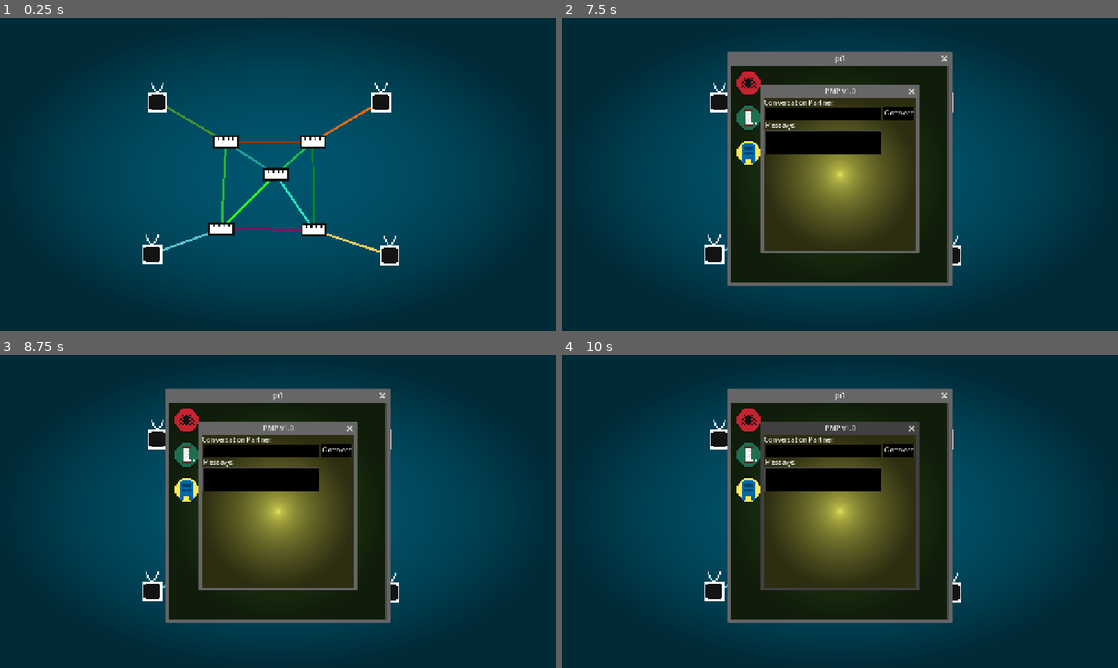
Above: before the commit, frames 1-4 (two rows, left to right).
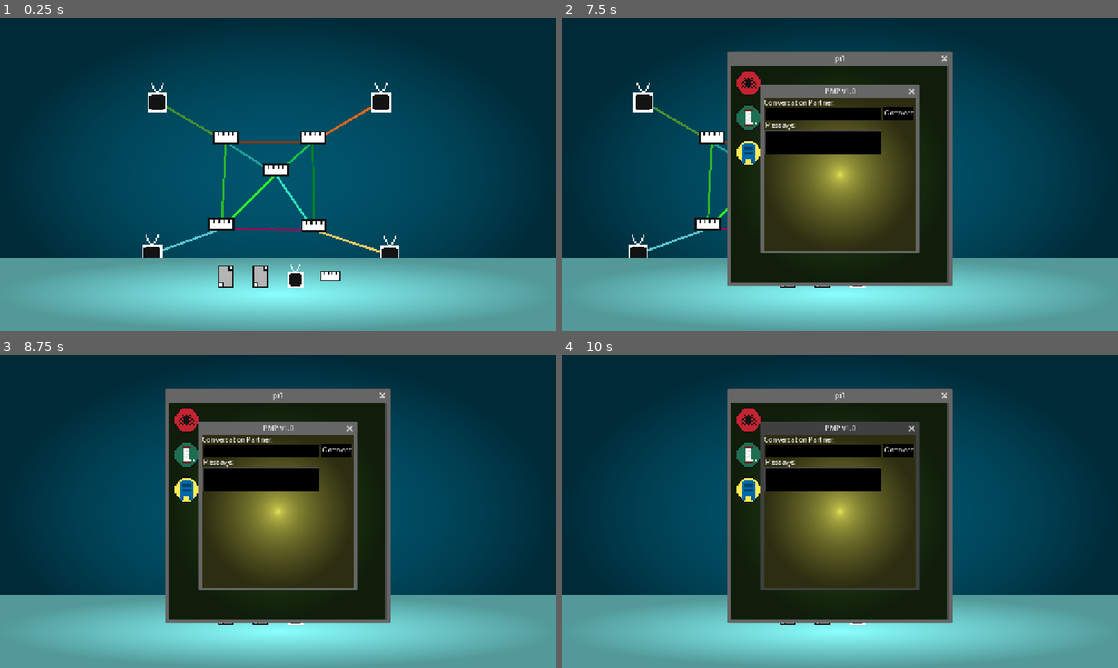
Above: after the commit, the same moments.

Repository: Storessss/alternate-universe-internet
Game: Godot game, scene res://scenes/main/knowledge_web.tscn
The game is run twice, just before and just after one commit, with the same random seed, the same clock (stepped at 60 frames per second) and the same inputs.
Inputs (mouse positions are in pixels of both pictures, inside the frame that each line leads up to):
- Up to frame 1 (0.25 s): no input
- Up to frame 2 (7.5 s): click (717, 96) at 0.52 s; click (789, 274) at 1.27 s; click (823, 274) at 2.02 s; click (856, 274) at 2.77 s; click (890, 274) at 3.52 s; click (717, 96) at 4.27 s; click (751, 83) at 5.02 s; click (751, 118) at 5.77 s; click (751, 152) at 6.52 s; tap Enter at 7.25 s; move the mouse to (962, 158) at 7.27 s; hold D (right, bound only after the commit) from 7.28 s (still down); click (962, 158) at 7.35 s
- Up to frame 3 (8.75 s): tap Mouse wheel up (zoom_in, bound only after the commit) at 7.55, 8.1 s; move the mouse to (166, 527) at 8.02 s; release D (right, bound only after the commit) at 8.03 s; hold S (down, bound only after the commit) from 8.03 s (still down); tap Mouse wheel down (zoom_out, bound only after the commit) at 8.3 s
- Up to frame 4 (10 s): move the mouse to (895, 442) at 8.77 s; release S (down, bound only after the commit) at 8.78 s; hold D (right, bound only after the commit) 8.78-9.53 s; tap Mouse wheel down (zoom_out, bound only after the commit) at 8.85 s; click (895, 442) at 9.05 s; tap Space at 9.5 s; move the mouse to (812, 574) at 9.52 s; hold W (up, bound only after the commit) from 9.53 s (still down); click (812, 574) at 9.6 s; tap Mouse wheel up (zoom_in, bound only after the commit) at 9.8 s

The runs differ from the first frame. In frame 1, 24% of the frame differs, in the area x 0-100%, y 36-100%; in frame 2, 21%; in frame 3, 20%; in frame 4, 20%.

Commit message:
Starting user tool interface

Diff:
--- a/project.godot
+++ b/project.godot
@@ -33,6 +33,44 @@
 
 connectors=""
 
+[input]
+
+click={
+"deadzone": 0.2,
+"events": [Object(InputEventMouseButton,"resource_local_to_scene":false,"resource_name":"","device":-1,"window_id":0,"alt_pressed":false,"shift_pressed":false,"ctrl_pressed":false,"meta_pressed":false,"button_mask":1,"position":Vector2(471, 17),"global_position":Vector2(480, 56),"factor":1.0,"button_index":1,"canceled":false,"pressed":true,"double_click":false,"script":null)
+]
+}
+left={
+"deadzone": 0.2,
+"events": [Object(InputEventKey,"resource_local_to_scene":false,"resource_name":"","device":-1,"window_id":0,"alt_pressed":false,"shift_pressed":false,"ctrl_pressed":false,"meta_pressed":false,"pressed":false,"keycode":0,"physical_keycode":65,"key_label":0,"unicode":97,"location":0,"echo":false,"script":null)
+]
+}
+right={
+"deadzone": 0.2,
+"events": [Object(InputEventKey,"resource_local_to_scene":false,"resource_name":"","device":-1,"window_id":0,"alt_pressed":false,"shift_pressed":false,"ctrl_pressed":false,"meta_pressed":false,"pressed":false,"keycode":0,"physical_keycode":68,"key_label":0,"unicode":100,"location":0,"echo":false,"script":null)
+]
+}
+up={
+"deadzone": 0.2,
+"events": [Object(InputEventKey,"resource_local_to_scene":false,"resource_name":"","device":-1,"window_id":0,"alt_pressed":false,"shift_pressed":false,"ctrl_pressed":false,"meta_pressed":false,"pressed":false,"keycode":0,"physical_keycode":87,"key_label":0,"unicode":119,"location":0,"echo":false,"script":null)
+]
+}
+down={
+"deadzone": 0.2,
+"events": [Object(InputEventKey,"resource_local_to_scene":false,"resource_name":"","device":-1,"window_id":0,"alt_pressed":false,"shift_pressed":false,"ctrl_pressed":false,"meta_pressed":false,"pressed":false,"keycode":0,"physical_keycode":83,"key_label":0,"unicode":115,"location":0,"echo":false,"script":null)
+]
+}
+zoom_in={
+"deadzone": 0.2,
+"events": [Object(InputEventMouseButton,"resource_local_to_scene":false,"resource_name":"","device":-1,"window_id":0,"alt_pressed":false,"shift_pressed":false,"ctrl_pressed":false,"meta_pressed":false,"button_mask":8,"position":Vector2(338, 12),"global_position":Vector2(347, 51),"factor":1.0,"button_index":4,"canceled":false,"pressed":true,"double_click":false,"script":null)
+]
+}
+zoom_out={
+"deadzone": 0.2,
+"events": [Object(InputEventMouseButton,"resource_local_to_scene":false,"resource_name":"","device":-1,"window_id":0,"alt_pressed":false,"shift_pressed":false,"ctrl_pressed":false,"meta_pressed":false,"button_mask":16,"position":Vector2(378, 15),"global_position":Vector2(387, 54),"factor":1.0,"button_index":5,"canceled":false,"pressed":true,"double_click":false,"script":null)
+]
+}
+
 [rendering]
 
 textures/canvas_textures/default_texture_filter=0
--- a/scenes/components/component.tscn
+++ b/scenes/components/component.tscn
@@ -1,15 +1,18 @@
 [gd_scene format=3 uid="uid://b1ifl5g211lwc"]
 
-[node name="Component" type="Node2D"]
+[ext_resource type="Texture2D" uid="uid://b4apli6inpf77" path="res://sprites/connector.png" id="1_0x4dc"]
 
-[node name="Interface" type="TextureButton" parent="."]
+[node name="Component" type="Node2D" unique_id=395178323]
+
+[node name="Component" type="TextureButton" parent="." unique_id=1358936621]
 offset_left = -15.0
 offset_top = -19.0
 offset_right = 15.0
 offset_bottom = 11.0
+texture_normal = ExtResource("1_0x4dc")
 stretch_mode = 5
 
-[node name="Area2D" type="Area2D" parent="."]
+[node name="Area2D" type="Area2D" parent="." unique_id=635771652]
 collision_mask = 2
 
-[node name="CollisionShape2D" type="CollisionShape2D" parent="Area2D"]
+[node name="CollisionShape2D" type="CollisionShape2D" parent="Area2D" unique_id=1622115963]
--- a/scenes/components/connector.gd
+++ b/scenes/components/connector.gd
@@ -37,3 +37,6 @@
 				for connector in connectors:
 					if connector.label not in exclude:
 						send_message("PMP", connector.label, message, label)
+
+func _on_component_pressed() -> void:
+	GlobalVariables.component_pressed.emit(self)
--- a/scenes/components/connector.tscn
+++ b/scenes/components/connector.tscn
@@ -1,21 +1,16 @@
-[gd_scene load_steps=5 format=3 uid="uid://oowb3ora0xnw"]
+[gd_scene format=3 uid="uid://oowb3ora0xnw"]
 
 [ext_resource type="PackedScene" uid="uid://b1ifl5g211lwc" path="res://scenes/components/component.tscn" id="1_71td8"]
 [ext_resource type="Script" uid="uid://bgcj5vfnr0bld" path="res://scenes/components/connector.gd" id="2_sqqjj"]
-[ext_resource type="Texture2D" uid="uid://b4apli6inpf77" path="res://sprites/connector.png" id="3_888cv"]
 
 [sub_resource type="CircleShape2D" id="CircleShape2D_r5i2i"]
 radius = 9.0
 
-[node name="Connector" groups=["connectors"] instance=ExtResource("1_71td8")]
+[node name="Connector" unique_id=1441967829 groups=["connectors"] instance=ExtResource("1_71td8")]
 script = ExtResource("2_sqqjj")
 
-[node name="Interface" parent="." index="0"]
-offset_top = -15.0
-offset_bottom = 15.0
-texture_normal = ExtResource("3_888cv")
-
-[node name="CollisionShape2D" parent="Area2D" index="0"]
+[node name="CollisionShape2D" parent="Area2D" parent_id_path=PackedInt32Array(635771652) index="0" unique_id=1622115963]
 shape = SubResource("CircleShape2D_r5i2i")
 
+[connection signal="pressed" from="Component" to="." method="_on_component_pressed"]
 [connection signal="body_entered" from="Area2D" to="." method="_on_area_2d_body_entered"]
--- a/scenes/components/personal_informator.gd
+++ b/scenes/components/personal_informator.gd
@@ -22,6 +22,8 @@
 	else:
 		pmp_conversations[conversation_partner] = [{speaker: message}]
 
-func _on_interface_pressed() -> void:
-	var desktop_interface: Window = desktop_interface_scene.instantiate()
-	add_child(desktop_interface)
+func _on_component_pressed() -> void:
+	GlobalVariables.component_pressed.emit(self)
+	if GlobalVariables.pointer_tool_selected:
+		var desktop_interface: Window = desktop_interface_scene.instantiate()
+		add_child(desktop_interface)
--- a/scenes/components/personal_informator.tscn
+++ b/scenes/components/personal_informator.tscn
@@ -7,14 +7,14 @@
 [sub_resource type="CircleShape2D" id="CircleShape2D_hvq2d"]
 radius = 10.049875
 
-[node name="PersonalInformator" instance=ExtResource("1_2om0a")]
+[node name="PersonalInformator" unique_id=1440167728 instance=ExtResource("1_2om0a")]
 script = ExtResource("1_s4qn3")
 
-[node name="Interface" parent="." index="0"]
+[node name="Component" parent="." index="0" unique_id=1358936621]
 texture_normal = ExtResource("2_s4qn3")
 
-[node name="CollisionShape2D" parent="Area2D" index="0"]
+[node name="CollisionShape2D" parent="Area2D" parent_id_path=PackedInt32Array(635771652) index="0" unique_id=1622115963]
 shape = SubResource("CircleShape2D_hvq2d")
 
-[connection signal="pressed" from="Interface" to="." method="_on_interface_pressed"]
+[connection signal="pressed" from="Component" to="." method="_on_component_pressed"]
 [connection signal="body_entered" from="Area2D" to="." method="_on_area_2d_body_entered"]
--- /dev/null
+++ b/scenes/main/camera_2d.gd
@@ -0,0 +1,17 @@
+extends Camera2D
+
+var speed: int = 350
+var direction: Vector2
+
+var zoom_step: Vector2 = Vector2(0.04, 0.04)
+
+func _process(delta: float) -> void:
+	direction = Input.get_vector("left", "right", "up", "down")
+	position += direction * speed * delta
+
+	if Input.is_action_just_pressed("zoom_in"):
+		zoom += zoom_step
+	elif Input.is_action_just_pressed("zoom_out"):
+		zoom -= zoom_step
+	$Background.scale = Vector2(1, 1) / zoom
+	$Background.pivot_offset = $Background.size / 2
--- /dev/null
+++ b/scenes/main/hud.gd
@@ -0,0 +1,74 @@
+extends CanvasLayer
+
+enum Tool {
+	POINTER,
+	WIRE,
+	PERSONAL_INFORMATOR,
+	CONNECTOR
+}
+var selected_tool: Tool
+var pressed_component: Component
+var components_to_wire: Array[Component]
+
+var viewport_mouse_position: Vector2
+var canvaslayer_mouse_position: Vector2
+var pi_scene: PackedScene = preload("res://scenes/components/personal_informator.tscn")
+var connector_scene: PackedScene = preload("res://scenes/components/connector.tscn")
+
+func _ready() -> void:
+	GlobalVariables.component_pressed.connect(Callable(self, "_on_component_pressed"))
+
+func _process(_delta: float) -> void:
+	if selected_tool == Tool.POINTER:
+		GlobalVariables.pointer_tool_selected = true
+	else:
+		GlobalVariables.pointer_tool_selected = false
+
+	if selected_tool == Tool.WIRE:
+		if components_to_wire.size() < 2:
+			if pressed_component:
+				components_to_wire.append(pressed_component)
+			if components_to_wire.size() == 2:
+				if components_to_wire[0] != components_to_wire[1] and \
+				components_to_wire[0] not in components_to_wire[1].neighbors and \
+				components_to_wire[1] not in components_to_wire[0].neighbors:
+					components_to_wire[0].neighbors.append(components_to_wire[1])
+					components_to_wire[1].neighbors.append(components_to_wire[0])
+					components_to_wire[0].connect_to_neighbors()
+					components_to_wire[1].connect_to_neighbors()
+				components_to_wire.clear()
+
+	viewport_mouse_position = get_viewport().get_mouse_position()
+	canvaslayer_mouse_position = get_viewport().get_canvas_transform().affine_inverse() * viewport_mouse_position
+	if Input.is_action_just_pressed("click") and \
+	viewport_mouse_position.y < $ToolBar/ColorRect.global_position.y:
+		if selected_tool == Tool.PERSONAL_INFORMATOR:
+			var pi: Component = pi_scene.instantiate()
+			pi.global_position = canvaslayer_mouse_position
+			pi.label = generate_label(3)
+			get_tree().current_scene.add_child(pi)
+		elif selected_tool == Tool.CONNECTOR:
+			var connector: Component = connector_scene.instantiate()
+			connector.global_position = canvaslayer_mouse_position
+			connector.label = generate_label(3)
+			get_tree().current_scene.add_child(connector)
+
+	pressed_component = null
+
+func _on_pointer_pressed() -> void:
+	selected_tool = Tool.POINTER
+func _on_wire_pressed() -> void:
+	selected_tool = Tool.WIRE
+func _on_component_pressed(component: Component):
+	pressed_component = component
+func _on_pi_pressed() -> void:
+	selected_tool = Tool.PERSONAL_INFORMATOR
+func _on_connector_pressed() -> void:
+	selected_tool = Tool.CONNECTOR
+
+func generate_label(length: int) -> String:
+	var allowed_characters: String = "abcdefghijklmnopqrstuvwxyz1234567890"
+	var label: String
+	for i in length:
+		label += allowed_characters[randi() % allowed_characters.length()]
+	return label
--- /dev/null
+++ b/scenes/main/hud.tscn
@@ -0,0 +1,85 @@
+[gd_scene format=3 uid="uid://3w4wmh0bta5j"]
+
+[ext_resource type="Script" uid="uid://doxbvbchfbgyn" path="res://scenes/main/hud.gd" id="1_kvbcn"]
+[ext_resource type="Shader" uid="uid://7t1ddkrlxaw0" path="res://scenes/interfaces/vignette.gdshader" id="1_ltp6p"]
+[ext_resource type="Texture2D" uid="uid://dc86y7scyojrx" path="res://sprites/information_server.png" id="2_osg0h"]
+[ext_resource type="Texture2D" uid="uid://77ystatm7sfw" path="res://sprites/personal_informator.png" id="3_kvbcn"]
+[ext_resource type="Texture2D" uid="uid://b4apli6inpf77" path="res://sprites/connector.png" id="4_bhafg"]
+
+[sub_resource type="ShaderMaterial" id="ShaderMaterial_ga13h"]
+shader = ExtResource("1_ltp6p")
+shader_parameter/vignette_intensity = 1.0
+shader_parameter/vignette_opacity = 0.400000019
+shader_parameter/vignette_rgb = Color(0, 0, 0, 1)
+
+[node name="Hud" type="CanvasLayer" unique_id=599667800]
+script = ExtResource("1_kvbcn")
+
+[node name="ToolBar" type="Control" parent="." unique_id=826988584]
+layout_mode = 3
+anchors_preset = 7
+anchor_left = 0.5
+anchor_top = 1.0
+anchor_right = 0.5
+anchor_bottom = 1.0
+offset_left = -20.0
+offset_top = -40.0
+offset_right = 20.0
+grow_horizontal = 2
+grow_vertical = 0
+
+[node name="ColorRect" type="ColorRect" parent="ToolBar" unique_id=884067852]
+material = SubResource("ShaderMaterial_ga13h")
+layout_mode = 1
+anchors_preset = 5
+anchor_left = 0.5
+anchor_right = 0.5
+offset_left = -640.0
+offset_top = -128.0
+offset_right = 640.0
+offset_bottom = 40.0
+color = Color(0.5411765, 1, 1, 1)
+
+[node name="Tools" type="HBoxContainer" parent="ToolBar" unique_id=871051845]
+layout_mode = 1
+anchors_preset = 8
+anchor_left = 0.5
+anchor_top = 0.5
+anchor_right = 0.5
+anchor_bottom = 0.5
+offset_left = -64.0
+offset_top = -127.0
+offset_right = 64.0
+offset_bottom = -87.0
+grow_horizontal = 2
+grow_vertical = 2
+theme_override_constants/separation = 20
+
+[node name="Pointer" type="TextureButton" parent="ToolBar/Tools" unique_id=601696891]
+custom_minimum_size = Vector2(60, 60)
+layout_mode = 2
+texture_normal = ExtResource("2_osg0h")
+stretch_mode = 5
+
+[node name="Wire" type="TextureButton" parent="ToolBar/Tools" unique_id=1350372622]
+custom_minimum_size = Vector2(60, 60)
+layout_mode = 2
+texture_normal = ExtResource("2_osg0h")
+stretch_mode = 5
+
+[node name="PI" type="TextureButton" parent="ToolBar/Tools" unique_id=1843611676]
+custom_minimum_size = Vector2(60, 60)
+layout_mode = 2
+texture_normal = ExtResource("3_kvbcn")
+stretch_mode = 5
+
+[node name="Connector" type="TextureButton" parent="ToolBar/Tools" unique_id=523119223]
+custom_minimum_size = Vector2(60, 60)
+layout_mode = 2
+texture_normal = ExtResource("4_bhafg")
+stretch_mode = 5
+
+[connection signal="pressed" from="ToolBar/Tools/Pointer" to="." method="_on_pointer_pressed"]
+[connection signal="pressed" from="ToolBar/Tools/Wire" to="." method="_on_wire_pressed"]
+[connection signal="pressed" from="ToolBar/Tools/PI" to="." method="_on_pi_pressed"]
+[connection signal="pressed" from="ToolBar/Tools/Connector" to="." method="_on_connector_pressed"]
--- a/scenes/main/knowledge_web.tscn
+++ b/scenes/main/knowledge_web.tscn
@@ -1,10 +1,12 @@
 [gd_scene format=3 uid="uid://c5obtxbhm63n4"]
 
 [ext_resource type="PackedScene" uid="uid://c2i05mehl805a" path="res://scenes/components/personal_informator.tscn" id="1_c2bog"]
+[ext_resource type="PackedScene" uid="uid://3w4wmh0bta5j" path="res://scenes/main/hud.tscn" id="1_d75fy"]
 [ext_resource type="Shader" uid="uid://7t1ddkrlxaw0" path="res://scenes/interfaces/vignette.gdshader" id="1_ln6pi"]
 [ext_resource type="PackedScene" uid="uid://oowb3ora0xnw" path="res://scenes/components/connector.tscn" id="3_e10fq"]
+[ext_resource type="Script" uid="uid://dgngcws8iu7tl" path="res://scenes/main/camera_2d.gd" id="3_gqgy3"]
 
-[sub_resource type="ShaderMaterial" id="ShaderMaterial_e10fq"]
+[sub_resource type="ShaderMaterial" id="ShaderMaterial_gqgy3"]
 shader = ExtResource("1_ln6pi")
 shader_parameter/vignette_intensity = 2.0
 shader_parameter/vignette_opacity = 0.5
@@ -12,17 +14,21 @@
 
 [node name="KnowledgeWeb" type="Node2D" unique_id=747419864]
 
-[node name="Background" type="ColorRect" parent="." unique_id=628221862]
-z_index = -25
-material = SubResource("ShaderMaterial_e10fq")
-offset_left = -256.0
-offset_top = -144.0
-offset_right = 256.0
-offset_bottom = 144.0
-color = Color(0, 0.32941177, 0.42745098, 1)
+[node name="Hud" parent="." unique_id=599667800 instance=ExtResource("1_d75fy")]
 
 [node name="Camera2D" type="Camera2D" parent="." unique_id=2112340777]
 zoom = Vector2(2.5, 2.5)
+script = ExtResource("3_gqgy3")
+
+[node name="Background" type="ColorRect" parent="Camera2D" unique_id=849133715]
+z_index = -25
+material = SubResource("ShaderMaterial_gqgy3")
+offset_left = -640.0
+offset_top = -360.0
+offset_right = 640.0
+offset_bottom = 360.0
+pivot_offset = Vector2(256, 144)
+color = Color(0, 0.32941177, 0.42745098, 1)
 
 [node name="PersonalInformator" parent="." unique_id=1243928286 node_paths=PackedStringArray("neighbors") instance=ExtResource("1_c2bog")]
 position = Vector2(-111, -67)
--- a/singletons/global_variables.gd
+++ b/singletons/global_variables.gd
@@ -2,3 +2,6 @@
 
 var letter_speed: int = 450
 var letter_delay: float = 0.02
+
+var pointer_tool_selected: bool = true
+signal component_pressed(component: Component)
Not shown: 1 places in scenes/components/personal_informator.tscn that only renumber resources
Not shown, added: scenes/main/camera_2d.gd.uid
Not shown, added: scenes/main/hud.gd.uid
